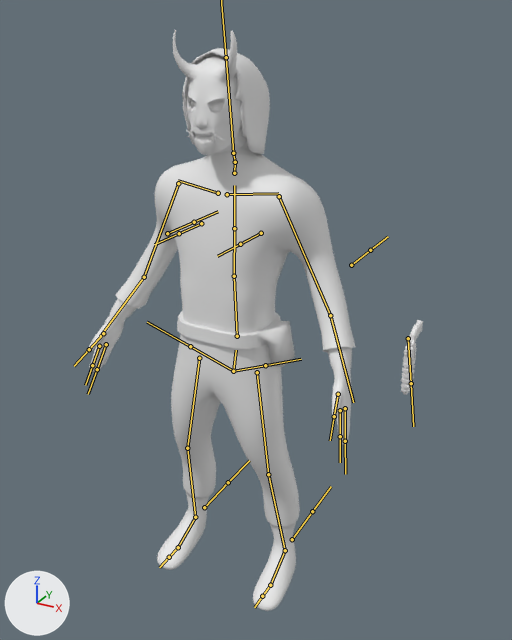
What one commit did to the FBX model Assets/Luuk/assets/gun enemy/gun enemy periode 4.fbx.
One viewpoint serves both versions: a 50 mm camera at (1.12, -1.858, 0.776) aimed at (0.13, -0.058, -0.124). Every picture has the same lights, and +X, +Y and +Z are marked at lower left. The bones that bend it are drawn over the model as lines.
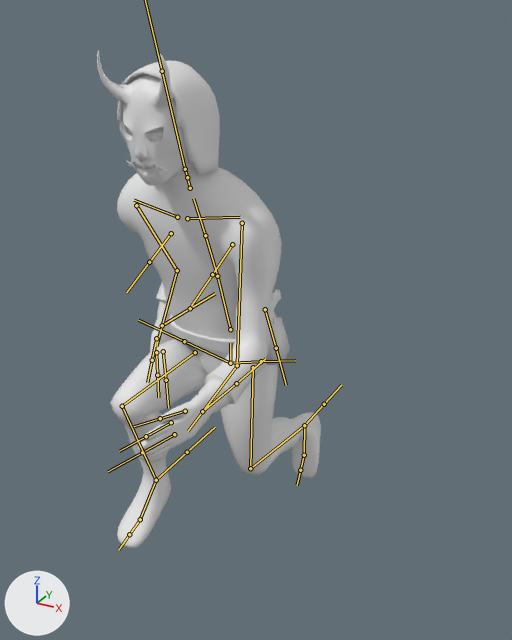
Commit message: mc arms en gun enemy gefixd

The newer file adds an action. The first version stands in its rest pose; the second is drawn at frame 8 of the action 'metarig|running'.

What differs and where, as boxes [x1, y1, x2, y2] in the pictures (512 x 640 px):
'Cylinder.001', posed (33% narrower, 14% shorter): before [88, 30, 423, 611]; after [97, 50, 321, 548]
bone 'spine', root to tip: before (233, 371) to (236, 350); after (230, 363) to (230, 343)
bone 'spine.001', root to tip: before (237, 336) to (234, 276); after (230, 329) to (217, 276)
bone 'spine.002', root to tip: before (234, 276) to (234, 228); after (217, 276) to (205, 235)
bone 'spine.003', root to tip: before (234, 228) to (234, 185); after (205, 235) to (193, 198)
bone 'spine.005', root to tip: before (235, 162) to (233, 153); after (187, 177) to (185, 169)
bone 'upper_arm.L', root to tip: before (279, 196) to (330, 315); after (242, 223) to (237, 365)
bone 'forearm.L', root to tip: before (330, 315) to (353, 402); after (237, 365) to (188, 431)
bone 'hand.L', root to tip: before (338, 394) to (334, 416); after (185, 411) to (160, 418)
bone 'hand.L.001', root to tip: before (340, 410) to (340, 436); after (171, 422) to (146, 436)
bone 'hand.L.002', root to tip: before (345, 408) to (345, 441); after (174, 434) to (142, 452)
bone 'upper_arm.R', root to tip: before (178, 183) to (144, 277); after (136, 205) to (177, 270)
bone 'forearm.R', root to tip: before (144, 277) to (100, 336); after (177, 270) to (156, 346)
bone 'hand.R', root to tip: before (103, 333) to (89, 349); after (156, 338) to (152, 360)
bone 'hand.R.002', root to tip: before (106, 344) to (97, 369); after (163, 351) to (166, 380)
bone 'thigh.L', root to tip: before (257, 372) to (268, 474); after (253, 367) to (250, 468)
bone 'shin.L', root to tip: before (268, 474) to (285, 550); after (250, 468) to (304, 425)
bone 'foot.L', root to tip: before (285, 550) to (270, 585); after (304, 425) to (304, 455)
bone 'thigh.R', root to tip: before (199, 358) to (187, 448); after (195, 352) to (122, 406)
bone 'shin.R', root to tip: before (187, 448) to (195, 517); after (122, 406) to (156, 480)
bone 'foot.R', root to tip: before (195, 517) to (178, 547); after (156, 480) to (140, 519)
bone 'Bone', root to tip: before (408, 338) to (411, 383); after (265, 309) to (276, 348)

The change in detail:
Bone 'spine' (bone_spine) moves from (0.0, 0.0, 0.0) to (0.0, 0.035, 0.029).
Bone 'spine' (bone_spine) turns from (0, 0, 0) to (11, 0, 0) degrees about its own x, y and z.
Bone 'spine.001' (bone_spine_001) turns from (0, 0, 0) to (4, 0, 1) degrees about its own x, y and z.
Bone 'spine.002' (bone_spine_002) turns from (0, 0, 0) to (9, 0, 0) degrees about its own x, y and z.
Bone 'spine.003' (bone_spine_003) turns from (0, 0, 0) to (3, 0, -1) degrees about its own x, y and z.
Bone 'spine.005' (bone_spine_005) turns from (0, 0, 0) to (-14, 0, 0) degrees about its own x, y and z.
Bone 'upper_arm.L' (bone_upper_arm_l) moves from (0.0, 0.0, 0.0) to (0.006, 0.012, 0.0).
Bone 'upper_arm.L' (bone_upper_arm_l) turns from (0, 0, 0) to (42, 0, -25) degrees about its own x, y and z.
Bone 'forearm.L' (bone_forearm_l) turns from (0, 0, 0) to (35, 5, 3) degrees about its own x, y and z.
Bone 'hand.L' (bone_hand_l) moves from (0.0, 0.0, 0.0) to (-0.002, -0.007, -0.005).
Bone 'hand.L' (bone_hand_l) turns from (0, 0, 0) to (-8, -8, -8) degrees about its own x, y and z.
Bone 'hand.L.001' (bone_hand_l_001) moves from (0.0, 0.0, 0.0) to (-0.002, -0.003, 0.003).
Bone 'hand.L.001' (bone_hand_l_001) turns from (0, 0, 0) to (13, 1, 0) degrees about its own x, y and z.
Bone 'hand.L.002' (bone_hand_l_002) moves from (0.0, 0.0, 0.0) to (-0.003, 0.005, 0.003).
Bone 'hand.L.002' (bone_hand_l_002) turns from (0, 0, 0) to (13, 1, -1) degrees about its own x, y and z.
Bone 'upper_arm.R' (bone_upper_arm_r) moves from (0.0, 0.0, 0.0) to (-0.006, 0.012, 0.0).
Bone 'upper_arm.R' (bone_upper_arm_r) turns from (0, 0, 0) to (-15, -7, 19) degrees about its own x, y and z.
Bone 'forearm.R' (bone_forearm_r) turns from (0, 0, 0) to (36, 8, -1) degrees about its own x, y and z.
Bone 'hand.R' (bone_hand_r) moves from (0.0, 0.0, 0.0) to (0.007, -0.002, -0.003).
Bone 'hand.R' (bone_hand_r) turns from (0, 0, 0) to (-17, 4, 4) degrees about its own x, y and z.
Bone 'hand.R.002' (bone_hand_r_002) moves from (0.0, 0.0, 0.0) to (0.007, 0.001, -0.001).
Bone 'hand.R.002' (bone_hand_r_002) turns from (0, 0, 0) to (6, 1, 9) degrees about its own x, y and z.
Bone 'thigh.L' (bone_thigh_l) turns from (0, 0, 0) to (-12, 1, 8) degrees about its own x, y and z.
Bone 'shin.L' (bone_shin_l) turns from (0, 0, 0) to (74, 1, -4) degrees about its own x, y and z.
Bone 'foot.L' (bone_foot_l) turns from (0, 0, 0) to (-10, 0, 0) degrees about its own x, y and z.
Bone 'thigh.R' (bone_thigh_r) turns from (0, 0, 0) to (-96, 1, -9) degrees about its own x, y and z.
Bone 'shin.R' (bone_shin_r) turns from (0, 0, 0) to (96, 0, 2) degrees about its own x, y and z.
Bone 'foot.R' (bone_foot_r) turns from (0, 0, 0) to (7, 0, 0) degrees about its own x, y and z.
Bone 'Bone' (bone_bone) moves from (0.0, 0.0, 0.0) to (0.428, -0.09, 0.061).
Bone 'Bone' (bone_bone) turns from (0, 0, 0) to (-11, 2, 1) degrees about its own x, y and z.
